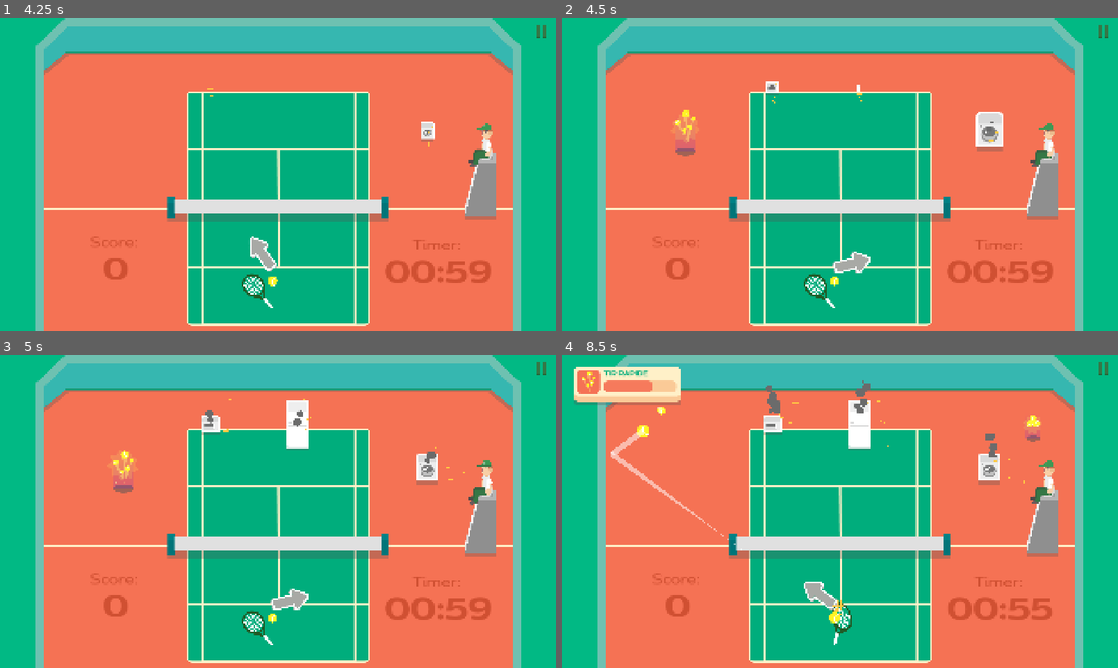
Above: before the commit, frames 1-4 (two rows, left to right).
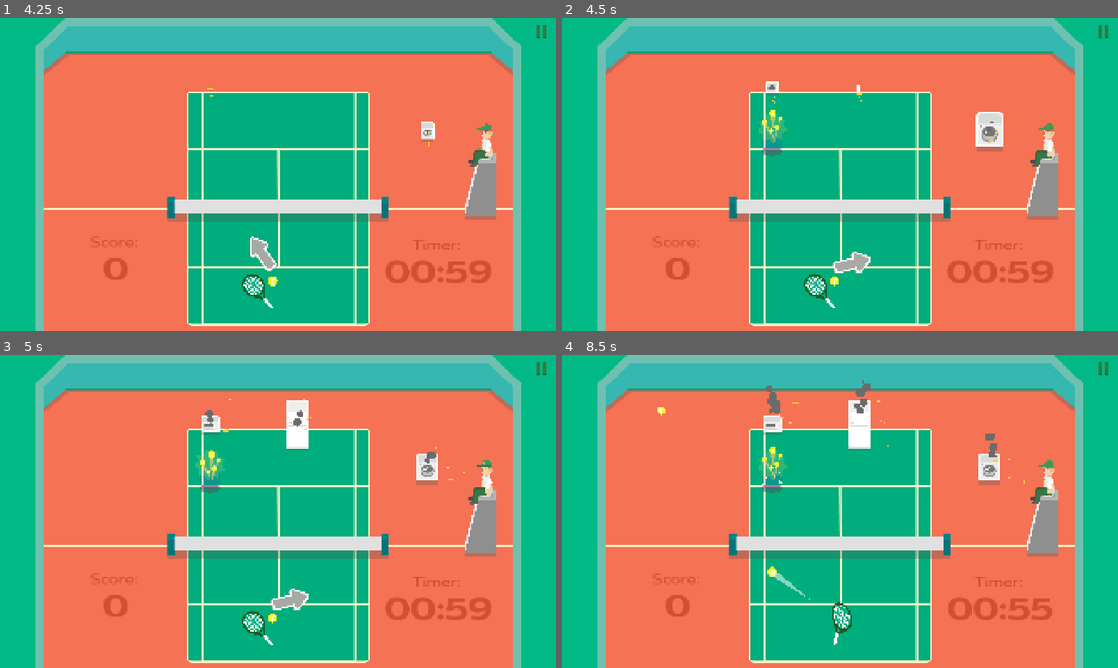
Above: after the commit, the same moments.

Repository: VeryKoolGames/ace_electromenager
Game: Godot game, scene res://Assets/Scenes/Main/main.tscn
Same seed, same stepped clock (60 frames per second), same inputs: the game is played once before the commit and once after it. This scene is started directly instead of the project's main scene.
Inputs (mouse positions are in pixels of both pictures, inside the frame that each line leads up to):
- Up to frame 1 (4.25 s): tap Enter at 0.5 s; move the mouse to (400, 158) at 0.52 s; press the mouse at (400, 158) at 0.53 s; release the mouse at (400, 158) at 1.25 s; click (539, 30) at 1.25 s; tap Space at 2 s; move the mouse to (166, 190) at 2.02 s; click (166, 190) at 2.1 s; move the mouse to (333, 105) at 2.77 s; press the mouse at (333, 105) at 2.78 s; move the mouse to (250, 237) at 3.52 s; release the mouse at (250, 237) at 3.53 s; click (250, 237) at 3.6 s
- Up to frame 2 (4.5 s): move the mouse to (1006, 221) at 4.27 s; press the mouse at (1006, 221) at 4.28 s
- Up to frame 3 (5 s): no input
- Up to frame 4 (8.5 s): move the mouse to (673, 464) at 5.02 s; release the mouse at (673, 464) at 5.03 s; click (673, 464) at 5.1 s; move the mouse to (867, 511) at 5.77 s; press the mouse at (867, 511) at 5.78 s; move the mouse to (756, 433) at 6.52 s; release the mouse at (756, 433) at 6.53 s; click (756, 433) at 6.6 s; move the mouse to (962, 495) at 7.27 s; press the mouse at (962, 495) at 7.28 s; move the mouse to (728, 527) at 8.02 s; release the mouse at (728, 527) at 8.03 s; click (728, 527) at 8.1 s

Frame 1 is identical in both runs. In frame 2, 0.6% of the frame differs, in the area x 20-41%, y 29-45%; in frame 3, 0.6%; in frame 4, 3.8%, in the area x 2-86%, y 3-86%.

Commit message:
better transitions

Diff:
--- a/Assets/Scripts/Ball/ball.gd
+++ b/Assets/Scripts/Ball/ball.gd
@@ -37,10 +37,14 @@
 	collision_mask = 1
 	previous_position = global_position
 	Events.on_power_up_expired.connect(remove_power_ups)
+	Events.on_game_timer_ended.connect(destroy_itself)
 
 func remove_power_ups(type: ResPowerUp.PowerUpEnum) -> void:
 	if type == ResPowerUp.PowerUpEnum.REBOUND_SHOT:
 		is_bouncing = false
+
+func destroy_itself() -> void:
+	scale_on_destroy_component.destroy()
 
 func _process(delta: float) -> void:
 	if is_moving:
--- a/Assets/Scripts/Managers/machine_spawn_manager.gd
+++ b/Assets/Scripts/Managers/machine_spawn_manager.gd
@@ -70,6 +70,7 @@
 	return
 
 func spawn_power_up() -> void:
+	power_up_cooldown.start(randf_range(min_power_up_timer, max_power_up_timer))
 	if has_game_ended or current_power_ups >= max_power_ups:
 		return
 	var empty_positions = get_empty_positions()
@@ -78,7 +79,6 @@
 	var pos = empty_positions[randi() % empty_positions.size()]
 	spawn_power_up_at(pos)
 	current_power_ups += 1
-	power_up_cooldown.start(randf_range(min_power_up_timer, max_power_up_timer))
 
 func spawn_machines(machine_count: int):
 	var empty_positions = get_empty_positions()
@@ -109,6 +109,7 @@
 		if grid_positions[pos] == node_to_remove:
 			grid_positions[pos] = null
 			current_power_ups -= 1
+			print("removed power up: left: ", current_power_ups)
 			break
 
 func spawn_machine_at(position: Vector2):
--- a/Assets/Scripts/UI/end_game_ui.gd
+++ b/Assets/Scripts/UI/end_game_ui.gd
@@ -15,7 +15,6 @@
 	http_request.request_completed.connect(_on_request_completed)
 
 func on_game_ended() -> void:
-	await get_tree().create_timer(3).timeout
 	PlayerData.score = score_manager.current_score
 	SaveSystem.mark_as_played()
 	show_best_score_rect()
--- a/Assets/Scripts/UI/start_menu_ui.gd
+++ b/Assets/Scripts/UI/start_menu_ui.gd
@@ -17,8 +17,8 @@
 	if SaveSystem.is_playing_for_the_first_time:
 		TransitionManager.play_transition(TransitionManager.MainScenesEnum.TUTORIAL)
 	else:
+		TransitionManager.play_transition(TransitionManager.MainScenesEnum.GAME)
 		AudioManager.transition_to_game_music()
-		TransitionManager.play_transition(TransitionManager.MainScenesEnum.GAME)
 
 func transition_to_leaderboard_scene() -> void:
 	TransitionManager.play_transition(TransitionManager.MainScenesEnum.LEADERBOARD)
--- a/AudioManager.gd
+++ b/AudioManager.gd
@@ -34,6 +34,7 @@
 	out_tween.tween_property(menu_music, "volume_db", -80, 2)
 	out_tween.tween_callback(func(): menu_music.stop())
 	await out_tween.finished
+	await get_tree().create_timer(1.5).timeout
 	main_music.play()
 
 func transition_to_menu_music() -> void:
